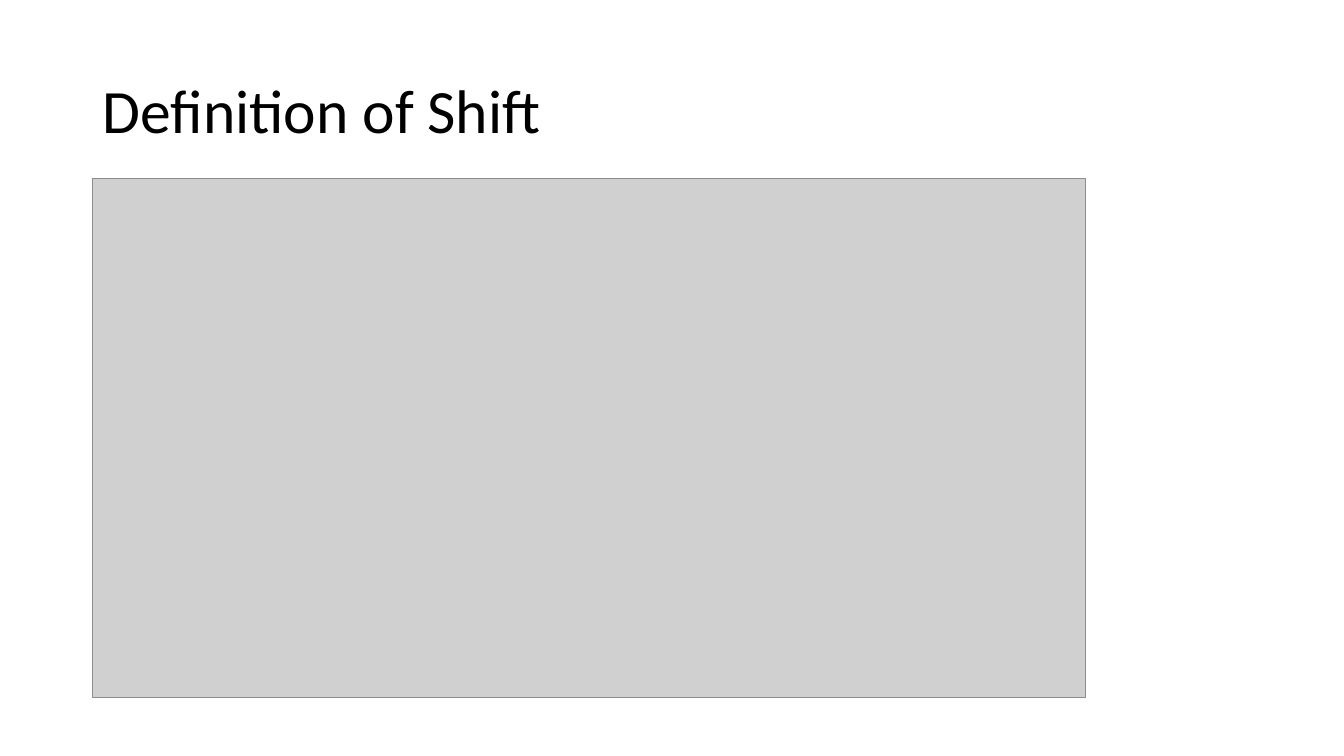
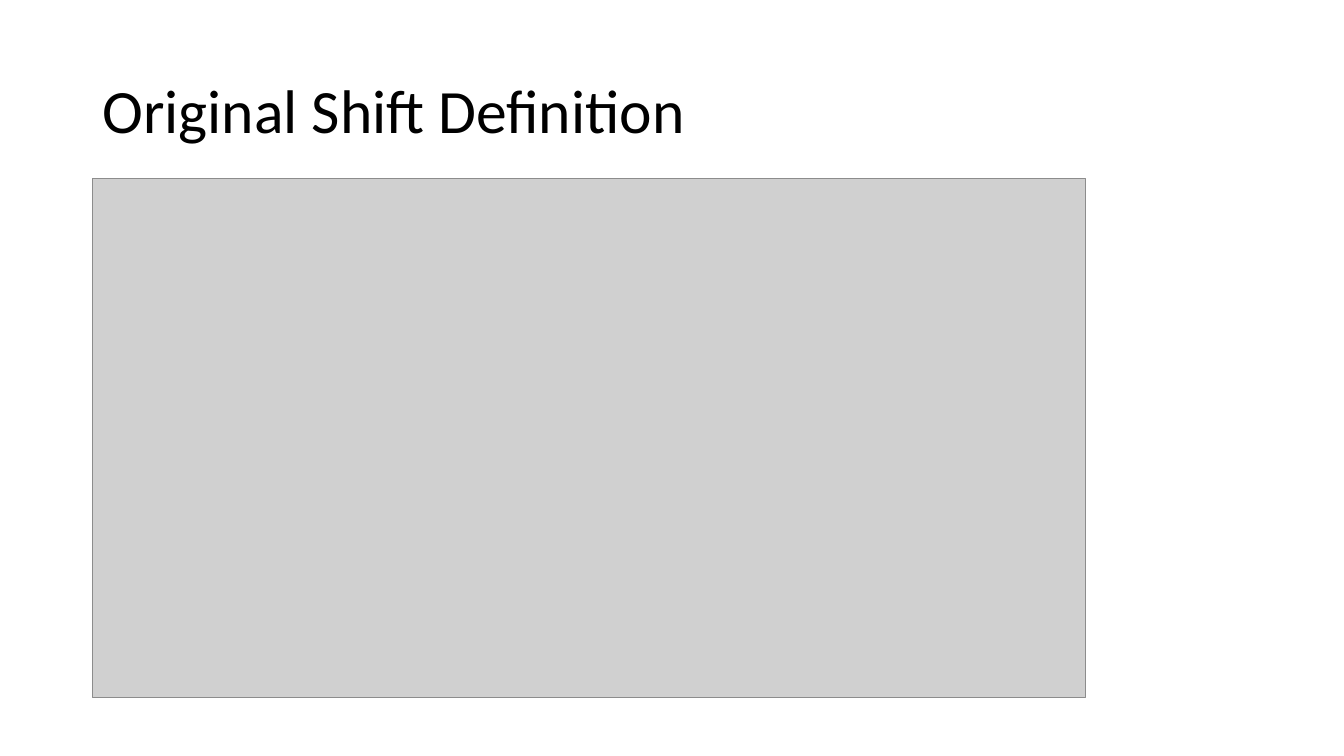
Before and after one commit to arjunvish/pxtp2019presentation, a slide deck: slide 15 of Presentation.pptx. Drawn at 1344x756 pixels with LibreOffice and Linux fonts; fonts in the diff are those of the drawing; grey boxes stand for pictures. Boxes give left, top, right and bottom in pixels: in the first picture for what was removed or moved away, otherwise in the second. Text is boxed around its words. In the diff, an @@ line names an element or a change of style, - is before the commit and + after.

```diff
--- a/Presentation.pptx
+++ b/Presentation.pptx
@@ title at bbox=[102, 90, 684, 144]: text changed @@
-Definition of Shift
+Original Shift Definition
```
Also in this commit, not shown: 12 other slides changed, 1 slide added, 1 slide removed.
